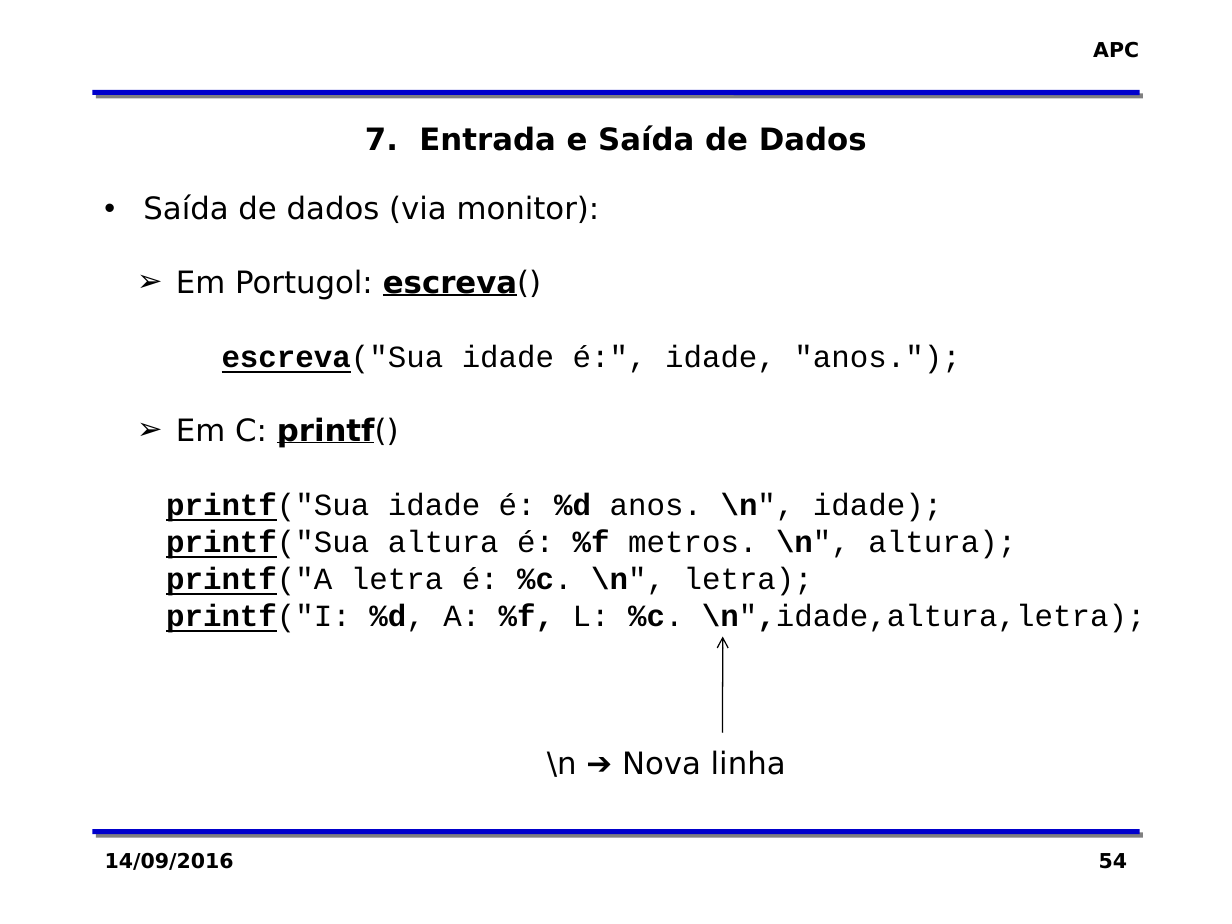
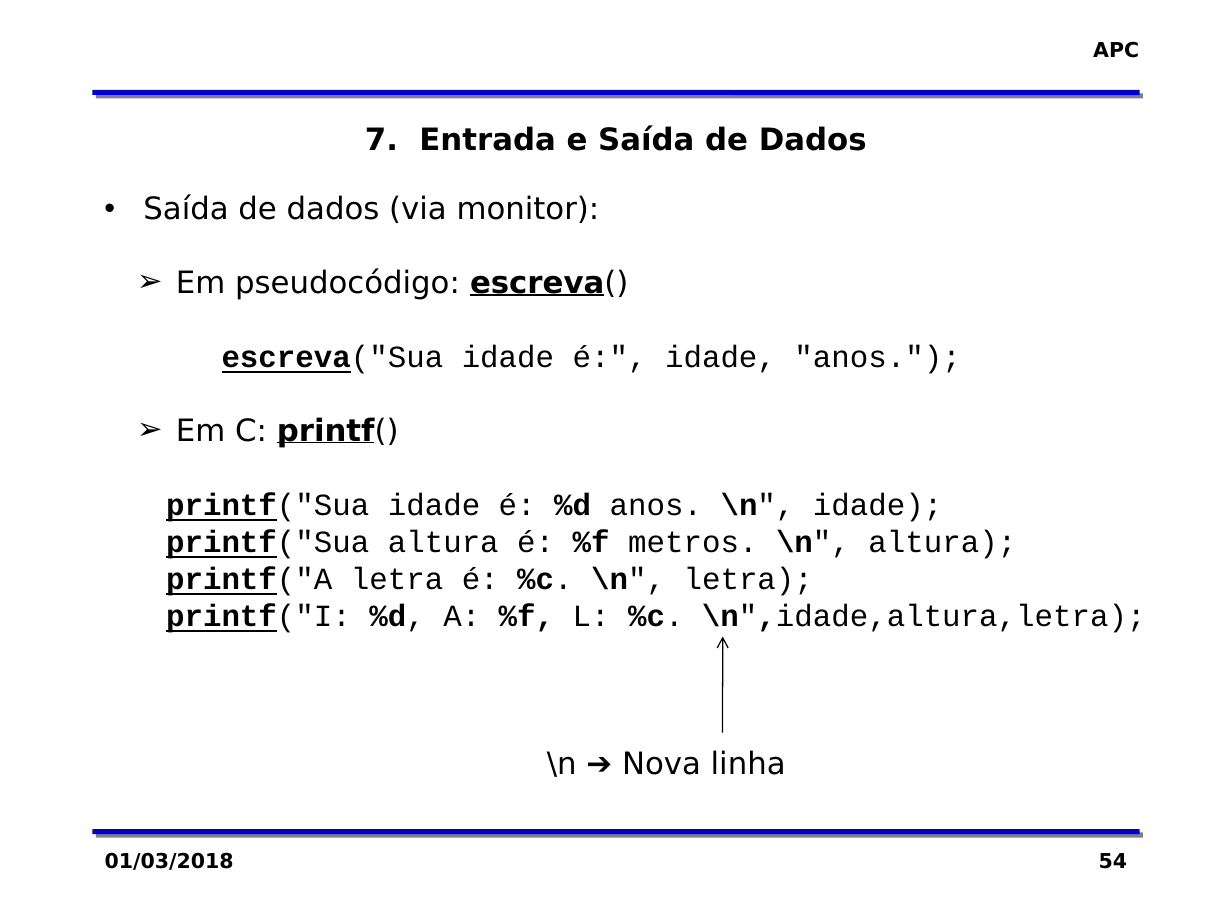
Before and after one commit to zaghetto/Algoritmos, a slide deck: slide 54 of MÓDULOS DE AULA/Módulo 03 - O Conceito de Algoritmo.pptx. Drawn at 1232x924 pixels with LibreOffice and Linux fonts; fonts in the diff are those of the drawing; background and template pictures are left out. Boxes give left, top, right and bottom in pixels: in the first picture for what was removed or moved away, otherwise in the second. Text is boxed around its words. In the diff, an @@ line names an element or a change of style, - is before the commit and + after.

```diff
--- a/MÓDULOS DE AULA/Módulo 03 - O Conceito de Algoritmo.pptx
+++ b/MÓDULOS DE AULA/Módulo 03 - O Conceito de Algoritmo.pptx
@@ text at [176, 268, 628, 300]: text changed @@
-  ➢ Em Portugol: escreva()
+  ➢ Em pseudocódigo: escreva()
@@ text at [105, 852, 234, 870]: text changed @@
-14/09/2016
+01/03/2018
```
Also in this commit, not shown: 53 other slides changed, 1 slide added, 1 slide removed.
